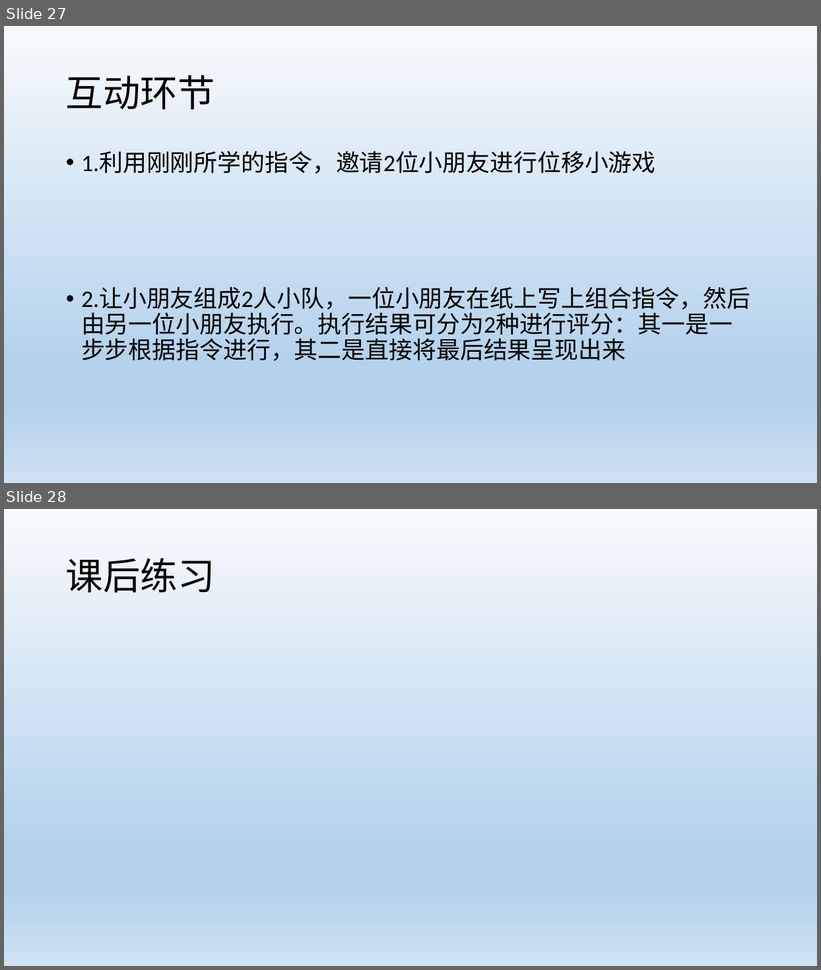
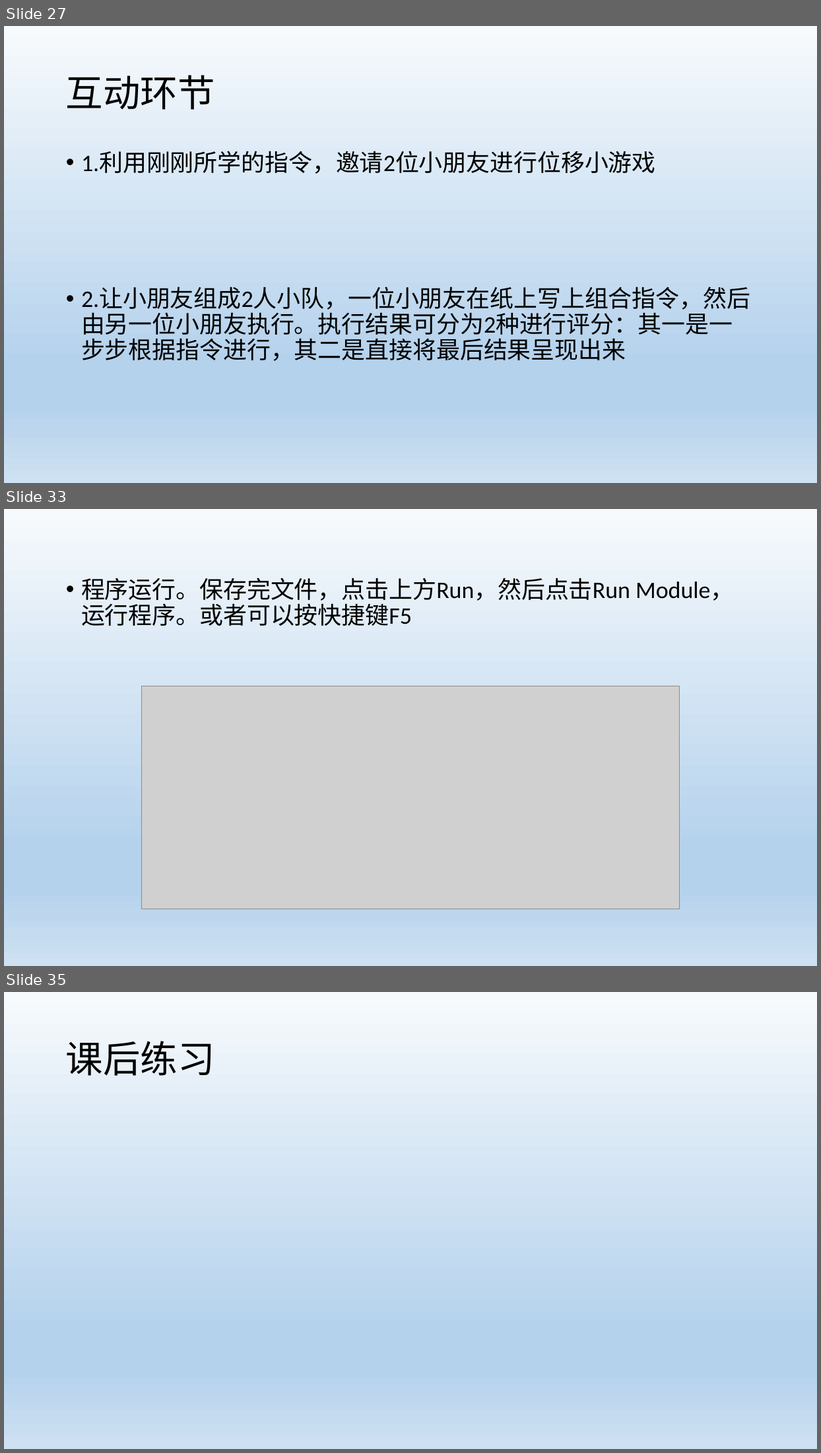
Before and after one commit to HKingdoom/learngit, a slide deck: Python01.pptx. Shown one above the other, each under a label of ours: slides 27 and 28 before the commit, slides 27, 33 and 35 after it; the slides between them are not shown. The pictures are 821x970 and 821x1453 pixels, drawn with LibreOffice and Linux fonts; fonts in the diff are those of the drawing; grey boxes stand for pictures. Boxes give left, top, right and bottom in pixels: in the first picture for what was removed or moved away, otherwise in the second. Text is boxed around its words. In the diff, an @@ line names an element or a change of style, - is before the commit and + after.

```diff
--- a/Python01.pptx
+++ b/Python01.pptx
@@ slide 33 added at <box>4,509,817,966</box>, background gradient #F7FAFD to #B5D2EC to #CEE1F2 @@
@@ text added at <box>81,578,734,626</box>, 28 pt, text #000000 @@
+• 程序运行。保存完文件，点击上方Run，然后点击Run Module，运行程序。或者可以按快捷键F5
@@ picture added at <box>142,686,680,910</box> @@
@@ what was slide 28 is now slide 35 @@
```
Also in this commit, not shown: 6 other slides added, 6 slides removed.
